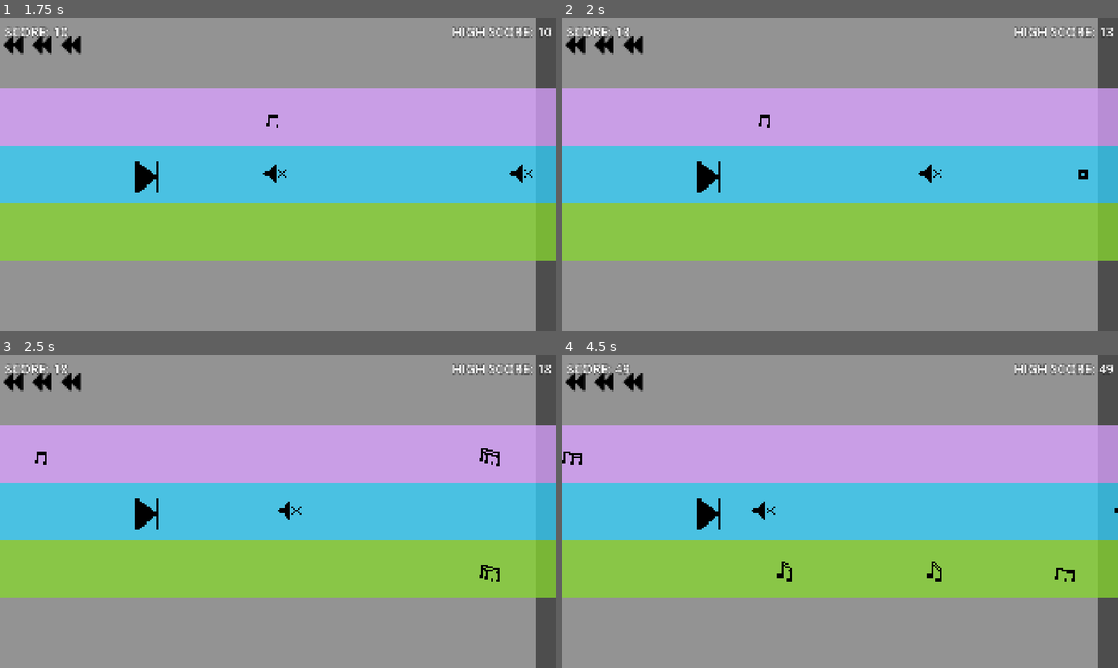
Above: before the commit, frames 1-4 (two rows, left to right).
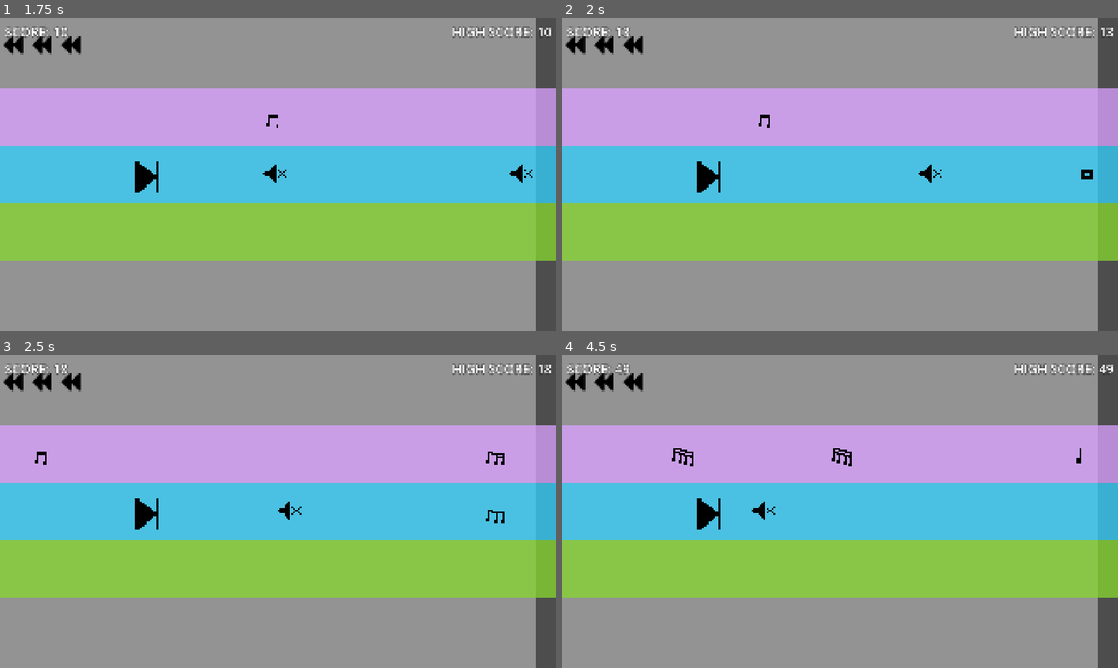
Above: after the commit, the same moments.

Repository: chorwat2137/haven-2026
Game: Godot game, scene res://scenes/main.tscn
Two runs of this game, one before a commit and one after it. Both use one fixed random seed, a clock stepped at 60 frames per second and the inputs below.
Inputs:
- Up to frame 1 (1.75 s): tap Enter (ui_accept) at 0.5, 0.77, 1.52 s; hold Right (ui_right) from 0.53 s (still down); tap Space (shoot) at 0.6, 1.35 s
- Up to frame 2 (2 s): keep holding Right (ui_right)
- Up to frame 3 (2.5 s): release Right (ui_right) at 2.03 s; hold Left (ui_left) from 2.03 s (still down); tap Space (shoot) at 2.1 s
- Up to frame 4 (4.5 s): release Left (ui_left) at 2.78 s; hold Right (ui_right) 2.78-4.28 s; tap Space (shoot) at 2.85, 3.6, 4.35 s; tap Enter (ui_accept) at 3.02, 3.77 s; hold Left (ui_left) from 4.28 s (still down)

Frame 1 is identical in both runs. In frame 2, less than 0.1% of the frame differs, in the area x 92-96%, y 48-52%; in frame 3, 0.3%; in frame 4, 0.5%, in the area x 0-100%, y 29-73%.

Commit message:
Automatic sync

Diff:
--- a/scripts/pocisk.gd
+++ b/scripts/pocisk.gd
@@ -6,4 +6,4 @@
 	pass
 # Called every frame. 'delta' is the elapsed time since the previous frame.
 func _process(_delta: float) -> void:
-	position.x -= get_parent().speed / 3
+	position.x -= get_parent().speed / 4
